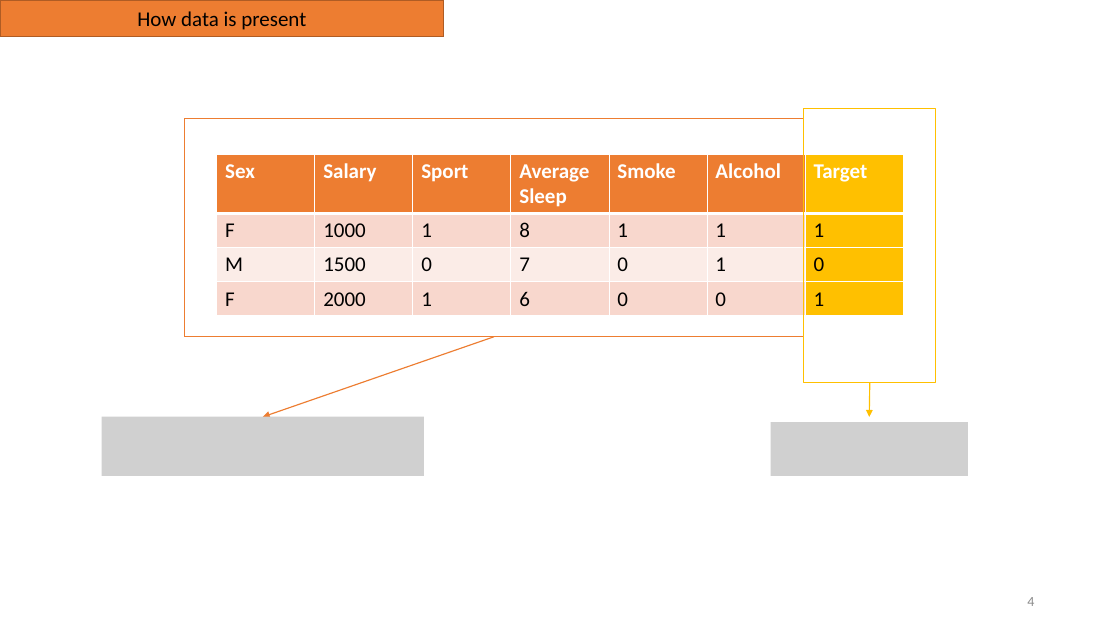
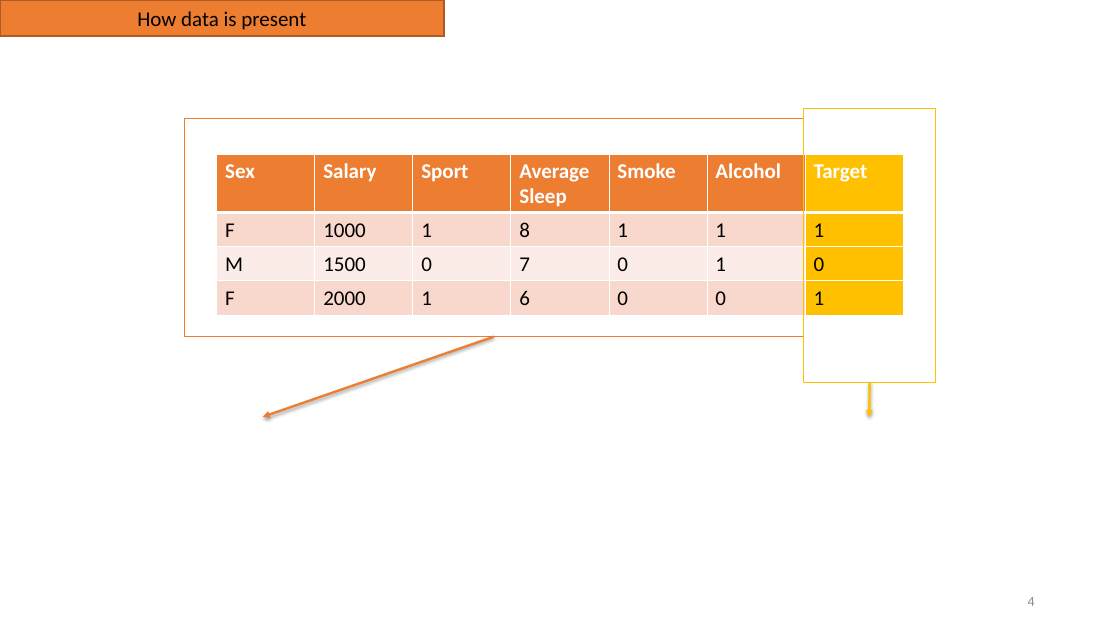
Before and after one commit to IMDxD/MLIsuct, a slide deck: slide 4 of fall2022/lectures/machine_learning_intro.pptx. Drawn at 1120x630 pixels with LibreOffice and Linux fonts; fonts in the diff are those of the drawing; grey boxes stand for pictures. Boxes give left, top, right and bottom in pixels: in the first picture for what was removed or moved away, otherwise in the second. Text is boxed around its words. In the diff, an @@ line names an element or a change of style, - is before the commit and + after.

```diff
--- a/fall2022/lectures/machine_learning_intro.pptx
+++ b/fall2022/lectures/machine_learning_intro.pptx
@@ arrow removed from (494, 337) to (263, 417) @@
@@ freeform shape added at (263, 337, 494, 417), outline #ED7D31 2 pt @@
@@ arrow removed from (870, 382) to (870, 417) @@
@@ freeform shape added at (870, 382, 870, 417), outline #FFC000 2 pt @@
@@ picture removed at (102, 417, 423, 476) @@
@@ picture removed at (770, 423, 968, 476) @@
```
Also in this commit, not shown: 12 other slides changed, 1 slide removed, 1 other file.
